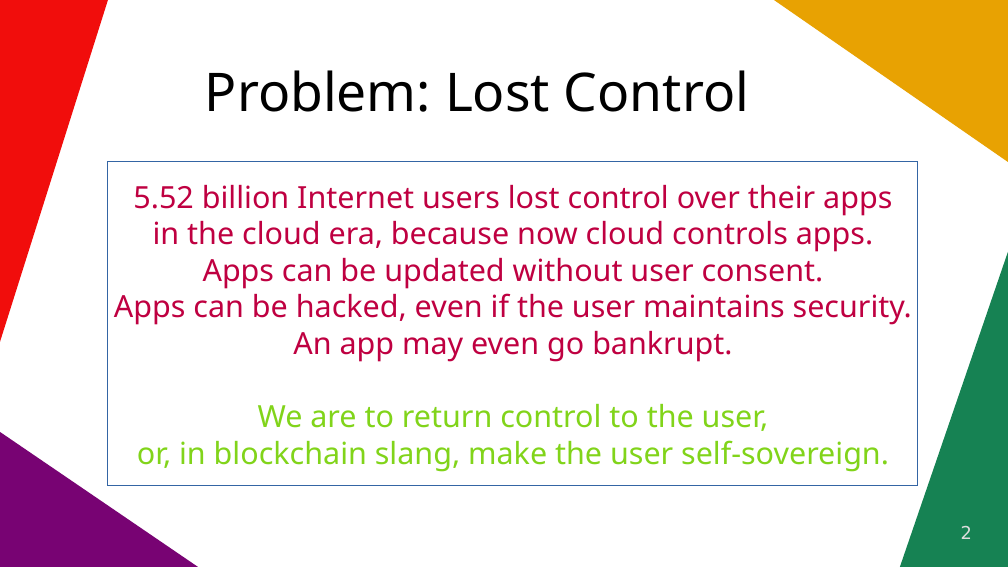
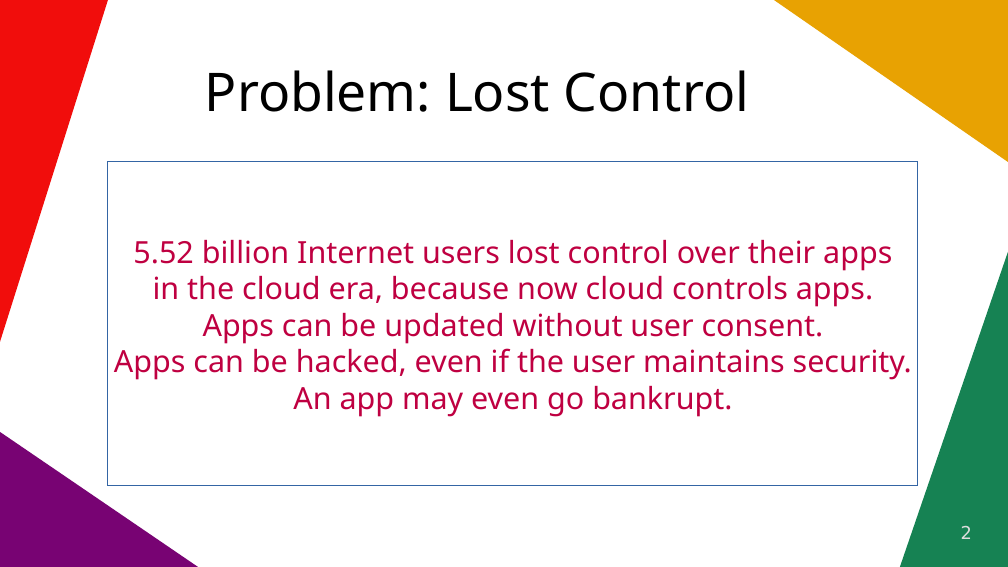
Before and after one commit to vporton/icp-package-manager, a slide deck: slide 2 of docs/short-pitchdeck.odp. Drawn at 1008x567 pixels with LibreOffice and Linux fonts; fonts in the diff are those of the drawing. Boxes give left, top, right and bottom in pixels: in the first picture for what was removed or moved away, otherwise in the second. Text is boxed around its words. In the diff, an @@ line names an element or a change of style, - is before the commit and + after.

```diff
--- a/docs/short-pitchdeck.odp
+++ b/docs/short-pitchdeck.odp
@@ text in rectangle at <box>137,404,889,472</box>: paragraphs removed @@
-We are to return control to the user,
-or, in blockchain slang, make the user self-sovereign.
```
Also in this commit, not shown: 1 other slide changed, 5 other files.
